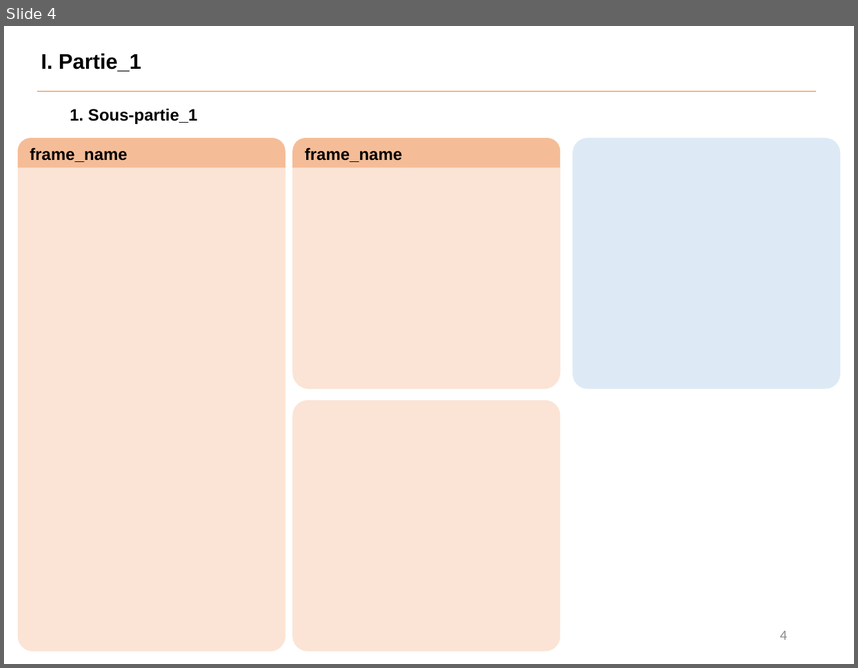
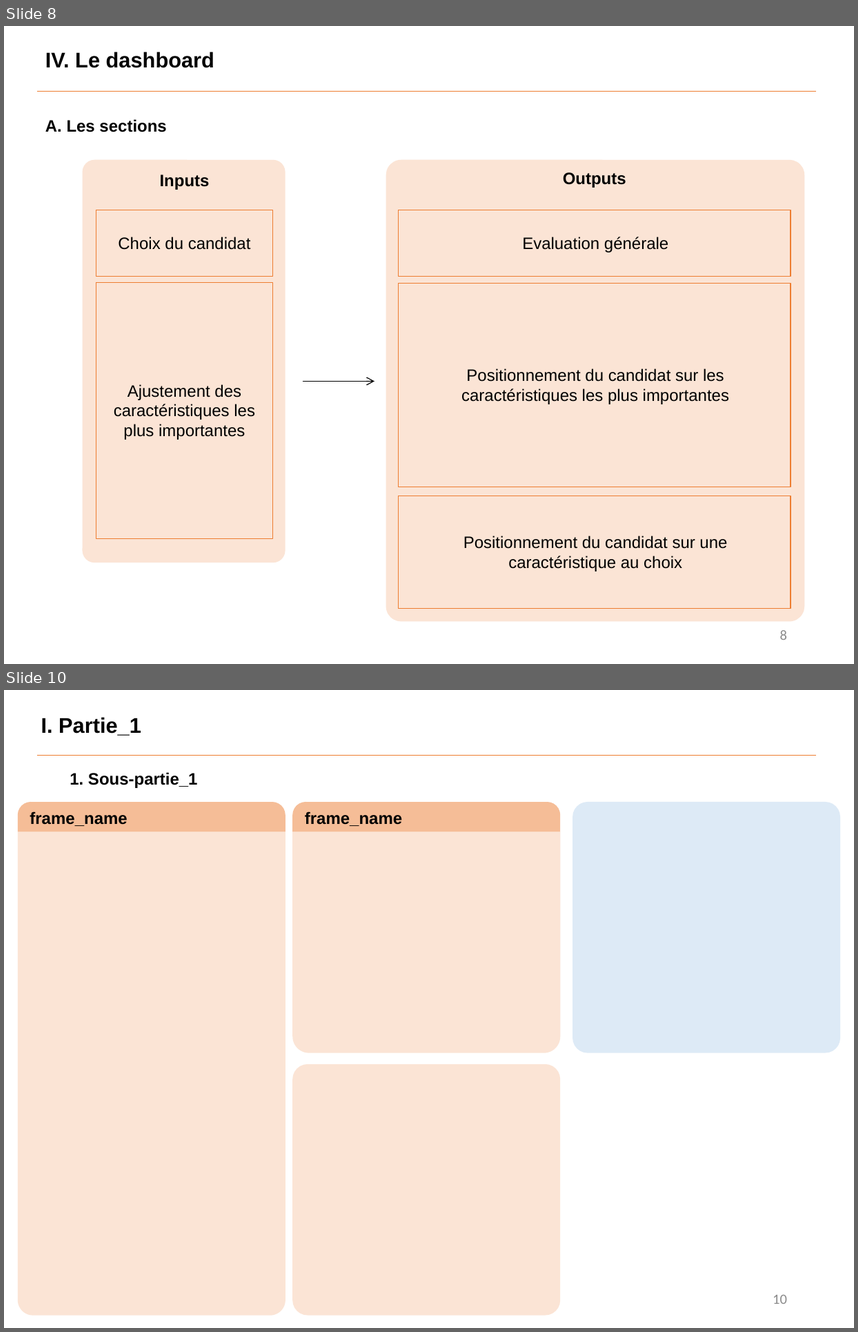
Before and after one commit to Benoit-78/P7_credit_loan_scoring_model, a slide deck: soutenance/P7_soutenance.pptx. Shown one above the other, each under a label of ours: slide 4 before the commit, slides 8 and 10 after it; the slides between them are not shown. The pictures are 858x668 and 858x1332 pixels, drawn with LibreOffice and Linux fonts; fonts in the diff are those of the drawing. Boxes give left, top, right and bottom in pixels: in the first picture for what was removed or moved away, otherwise in the second. Text is boxed around its words. In the diff, an @@ line names an element or a change of style, - is before the commit and + after.

```diff
--- a/soutenance/P7_soutenance.pptx
+++ b/soutenance/P7_soutenance.pptx
@@ slide 8 added at [4, 26, 854, 664], background #FFFFFF @@
@@ text added at [45, 52, 214, 68], 18 pt, text #000000, bold @@
+IV. Le dashboard
@@ line added from (37, 92) to (816, 92), #ED7D31 0.5 pt @@
@@ text added at [45, 119, 166, 132], 14 pt, text #000000, bold @@
+A. Les sections
@@ rounded rectangle added at [82, 159, 286, 562], fill #F8CBAD at 50% opacity @@
@@ rounded rectangle added at [386, 159, 804, 621], fill #F8CBAD at 50% opacity @@
@@ text added at [160, 174, 210, 190], 14 pt, text #000000, bold @@
+Inputs
@@ text added at [563, 172, 626, 187], 14 pt, text #000000, bold @@
+Outputs
@@ rectangle added at [96, 210, 272, 276], outline #ED7D31 0.75 pt @@
@@ rectangle added at [399, 210, 791, 276], outline #ED7D31 0.75 pt @@
@@ text added at [118, 236, 251, 250], 14 pt, text #000000 @@
+Choix du candidat
@@ text added at [522, 236, 668, 252], 14 pt, text #000000 @@
+Evaluation générale
@@ rectangle added at [96, 282, 272, 538], outline #ED7D31 0.75 pt @@
@@ rectangle added at [399, 283, 791, 487], outline #ED7D31 0.75 pt @@
@@ text added at [461, 368, 729, 404], 14 pt, text #000000 @@
+Positionnement du candidat sur les caractéristiques les plus importantes
@@ text added at [114, 384, 255, 439], 14 pt, text #000000 @@
+Ajustement des caractéristiques les plus importantes
@@ arrow added from (302, 381) to (375, 381), #000000 0.75 pt @@
@@ rectangle added at [399, 496, 791, 608], outline #ED7D31 0.75 pt @@
@@ text added at [464, 535, 727, 571], 14 pt, text #000000 @@
+Positionnement du candidat sur une caractéristique au choix
@@ page number added at [780, 630, 787, 639], 12 pt, text #8C8C8C @@
+8
@@ what was slide 4 is now slide 10 @@
@@ page number at [773, 1294, 787, 1303]: text changed @@
-4
+10
```
Also in this commit, not shown: 5 slides changed, 6 other slides added, 1 slide removed, 8 other files.
